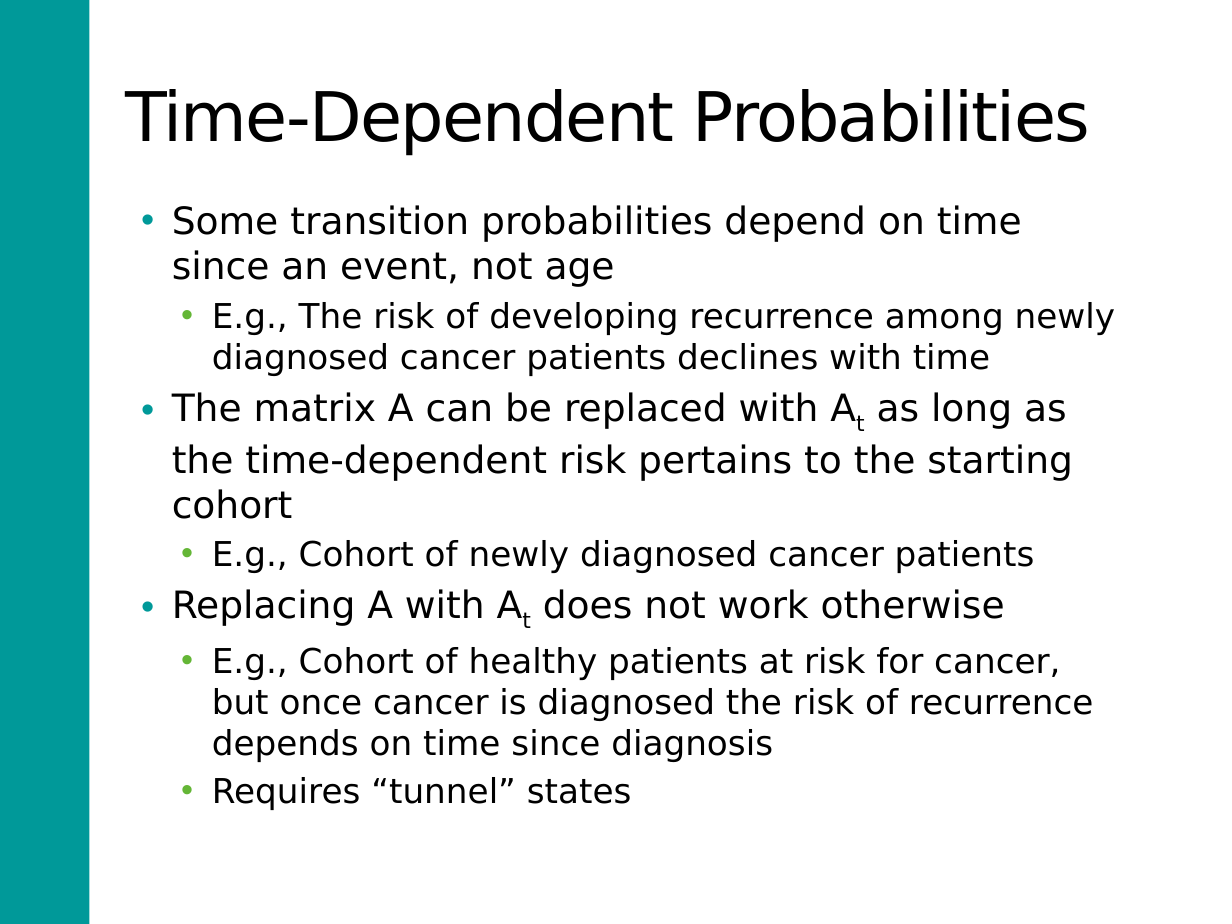
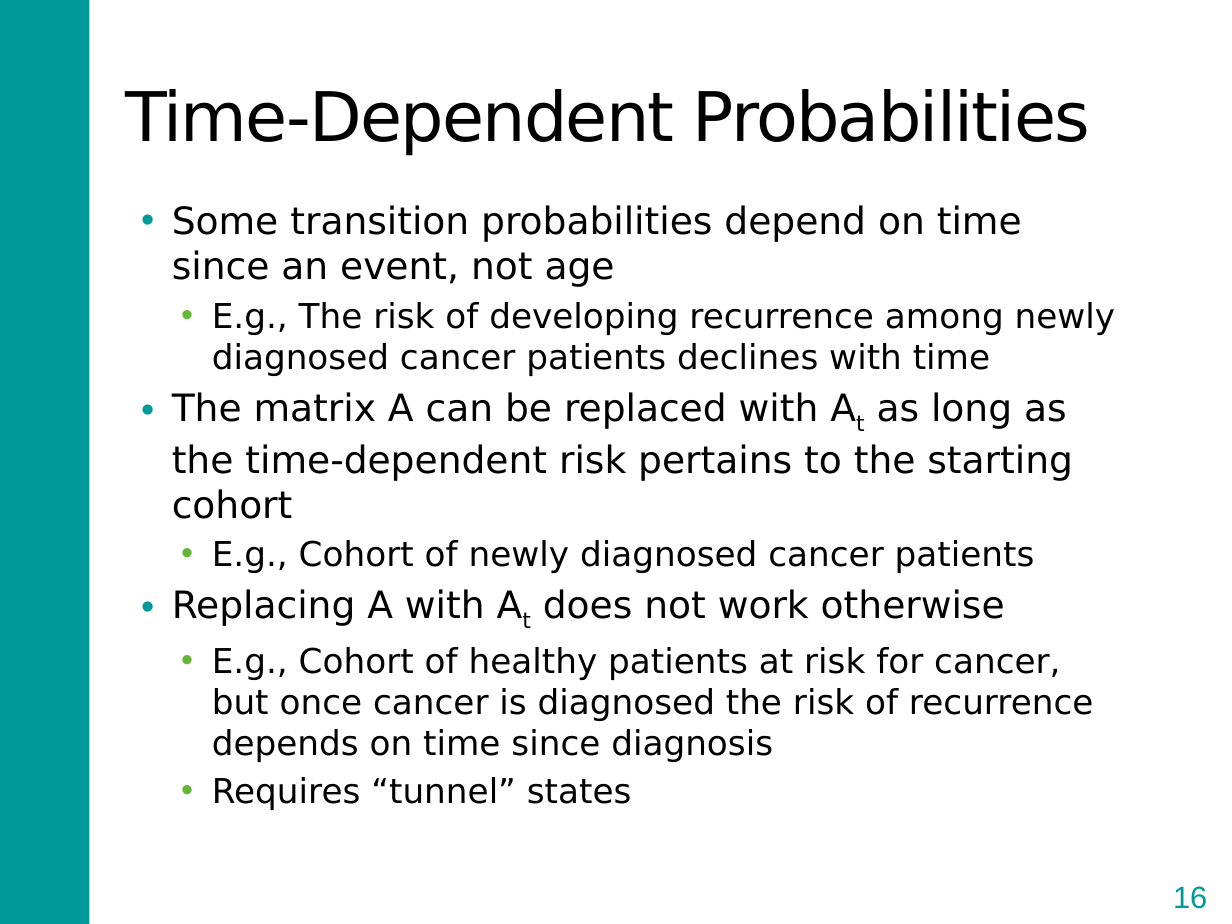
Before and after one commit to DARTH-git/Course-Modularization, a slide deck: slide 16 of Markov models/Slides/MarkovModelSlides.pptx. Drawn at 1232x924 pixels with LibreOffice and Linux fonts; fonts in the diff are those of the drawing. Boxes give left, top, right and bottom in pixels: in the first picture for what was removed or moved away, otherwise in the second. Text is boxed around its words. In the diff, an @@ line names an element or a change of style, - is before the commit and + after.

```diff
--- a/Markov models/Slides/MarkovModelSlides.pptx
+++ b/Markov models/Slides/MarkovModelSlides.pptx
@@ page number added at (1153, 870, 1227, 923), outline #FFFFFF 1.5 pt, 18 pt, text #009999 @@
+16
```
Also in this commit, not shown: 11 other slides changed, 1 slide added, 18 other files.
